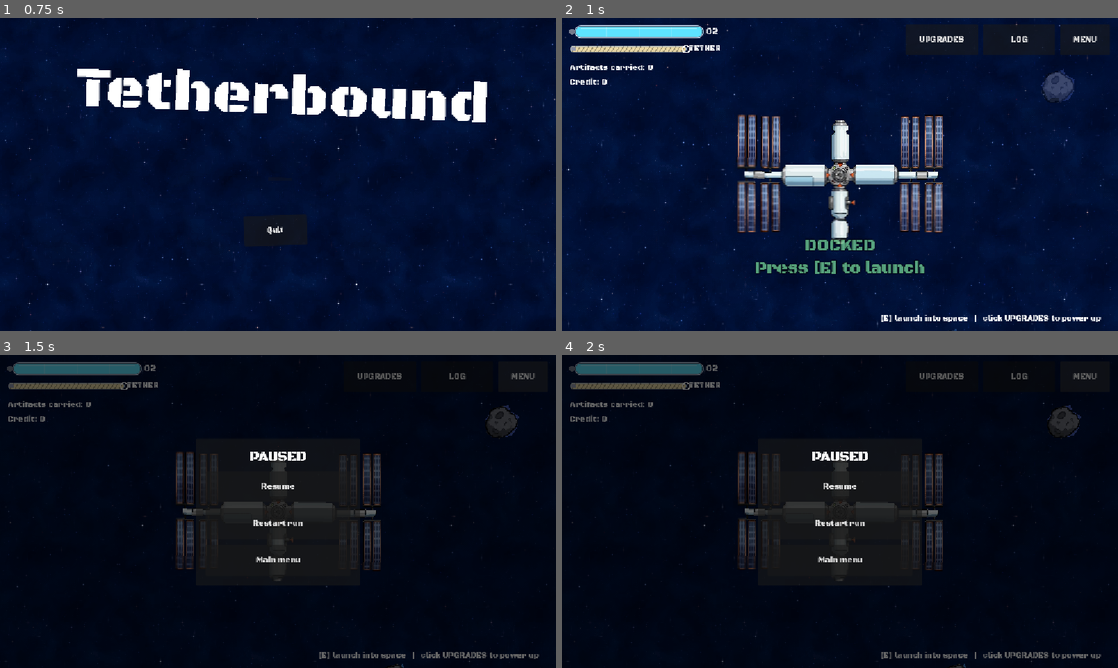
Above: before the commit, frames 1-4 (two rows, left to right).
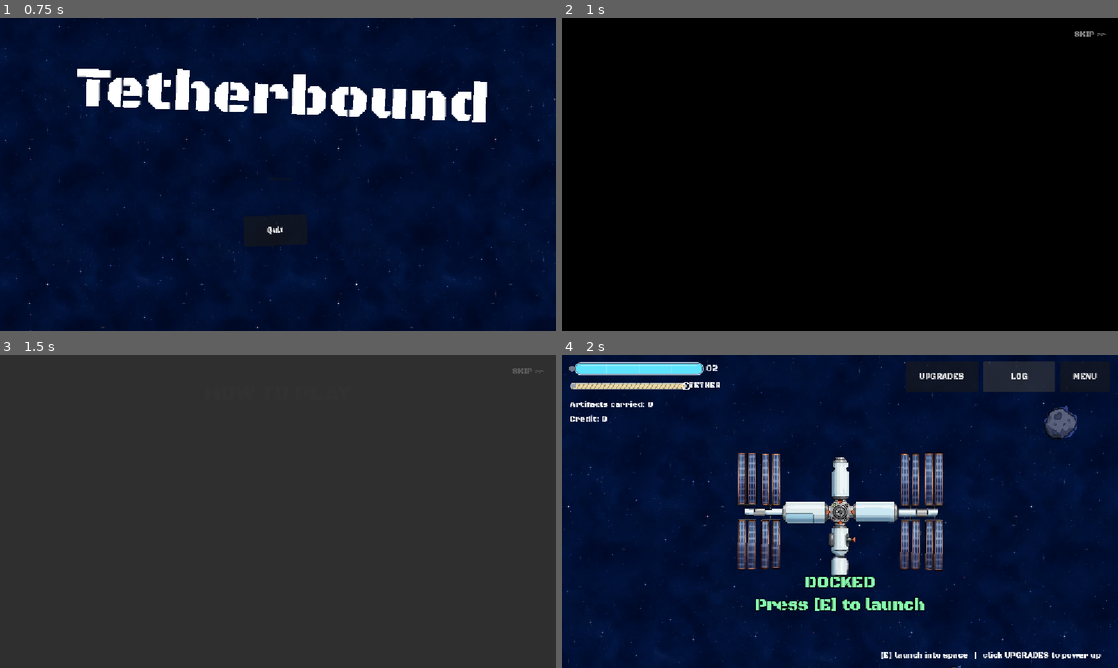
Above: after the commit, the same moments.

Repository: sirakit/Godot_Game_Jam_Project
Game: Godot game, scene res://Scenes/main_menu.tscn
Same seed, same stepped clock (60 frames per second), same inputs: the game is played once before the commit and once after it.
Inputs (mouse positions are in pixels of both pictures, inside the frame that each line leads up to):
- Up to frame 1 (0.75 s): click "Start" at 0.5 s
- Up to frame 2 (1 s): no input
- Up to frame 3 (1.5 s): click (528, 370) at 1.25 s, where only the run after the commit has a clickable "SKIP >>"
- Up to frame 4 (2 s): no input

Frame 1 is identical in both runs. In frame 2, 100% of the frame differs, in the area x 0-100%, y 0-100%; in frame 3, 94%; in frame 4, 94%.

Commit message:
Tutorial & QoL
Added a tutorial for how to manage heat, reminder to collect (another reminder in the field), O2 tutorial and reminders in the field. Fixed O2 not refueling when docked and added some new text

Diff:
--- /dev/null
+++ b/Scenes/tutorial.tscn
@@ -0,0 +1,12 @@
+[gd_scene format=3]
+
+[ext_resource type="Script" path="res://Scripts/tutorial.gd" id="1_tut"]
+
+[node name="Tutorial" type="Control"]
+layout_mode = 3
+anchors_preset = 15
+anchor_right = 1.0
+anchor_bottom = 1.0
+grow_horizontal = 2
+grow_vertical = 2
+script = ExtResource("1_tut")
--- a/Scripts/Game.gd
+++ b/Scripts/Game.gd
@@ -18,6 +18,7 @@
 signal vented()
 signal rock_jammed()
 signal clang()
+signal refueled()                       # emitted when docking actually refills O2
 
 
 var restart_progress: float = 0.0
@@ -89,6 +90,8 @@
 
 func dock(penalty: float = 0.0) -> void:
 	is_outside = false
+	var needed_refuel: bool = oxygen < oxygen_max - 0.5
+	reset_trip()                                      # refuel right when docking (bar fills now, not on next launch)
 	var lost := 0
 	var handed := carried_artifacts.size()
 	var gained := 0
@@ -107,6 +110,8 @@
 		dock_penalty_applied.emit(penalty, lost)      # ป้ายค่าปรับสำคัญกว่า จึงไม่ซ้อนป้ายสรุป
 	else:
 		docked.emit(handed, gained)
+	if needed_refuel:
+		refueled.emit()
 
 func add_artifact(art_data: Dictionary) -> void:
 	carried_artifacts.append(art_data)
--- a/Scripts/Meteorite/meteorite.gd
+++ b/Scripts/Meteorite/meteorite.gd
@@ -11,6 +11,8 @@
 const JAM_RESUME := 0.5           # หลัง JAM ต้องเย็นลงถึง 50% ถึงตอกต่อได้
 const JAM_PENALTY := 8.0          # JAM หักคุณภาพ
 const GRIND_HEAT := 1.5           # เจาะไม่เข้า: ความร้อนเพิ่มสูงสุด +150%
+const HINT_FONT: Font = preload("res://Assets/fonts/Black_Ops_One/BlackOpsOne-Regular.ttf")
+const HINT_COLOR := Color(1.0, 0.95, 0.55)
 
 @export_group("Artifact")
 @export var rock_integrity_max: float = 30.0
@@ -52,6 +54,7 @@
 var _artifact_final_scale: Vector2 = Vector2.ONE
 var _ready_beacon_ring: Line2D = null
 var _ready_sparkles: CPUParticles2D = null
+var _collect_hint: Node2D = null
 
 var _jammed: bool = false
 var _hold_time: float = 0.0
@@ -246,6 +249,7 @@
 	# 3. สร้างเศษหินระเบิดกระจาย + ออร่าประกายดาวบอกว่ากดเก็บได้แล้ว
 	_spawn_rock_break_burst()
 	_create_collect_ready_aura()
+	_create_collect_hint()
 	_set_bars_visible(true)
 
 
@@ -357,10 +361,52 @@
 	visual.add_child(_ready_sparkles)
 
 
+func _create_collect_hint() -> void:
+	# "COLLECT" text with a bobbing down arrow, floating right above the artifact.
+	# Child of the meteorite (not of Visual) so it does not spin with the rock.
+	if is_instance_valid(_collect_hint):
+		return
+	var base_y: float = -(artifact_display_size * 0.5 + 40.0)
+	_collect_hint = Node2D.new()
+	_collect_hint.z_index = 15
+	_collect_hint.position = Vector2(0.0, base_y)
+
+	var label := Label.new()
+	label.text = "COLLECT"
+	label.size = Vector2(160.0, 24.0)
+	label.position = Vector2(-80.0, -28.0)
+	label.horizontal_alignment = HORIZONTAL_ALIGNMENT_CENTER
+	label.add_theme_font_override("font", HINT_FONT)
+	label.add_theme_font_size_override("font_size", 18)
+	label.add_theme_color_override("font_color", HINT_COLOR)
+	label.add_theme_color_override("font_outline_color", Color(0.0, 0.0, 0.0, 0.9))
+	label.add_theme_constant_override("outline_size", 6)
+	_collect_hint.add_child(label)
+
+	var arrow := Polygon2D.new()
+	arrow.polygon = PackedVector2Array([Vector2(-9.0, -2.0), Vector2(9.0, -2.0), Vector2(0.0, 12.0)])
+	arrow.color = HINT_COLOR
+	_collect_hint.add_child(arrow)
+
+	_collect_hint.modulate.a = 0.0
+	add_child(_collect_hint)
+
+	var fade: Tween = _collect_hint.create_tween()
+	fade.tween_property(_collect_hint, "modulate:a", 1.0, 0.25)
+
+	var bob: Tween = _collect_hint.create_tween().set_loops()
+	bob.tween_property(_collect_hint, "position:y", base_y + 7.0, 0.45) \
+		.set_trans(Tween.TRANS_SINE).set_ease(Tween.EASE_IN_OUT)
+	bob.tween_property(_collect_hint, "position:y", base_y, 0.45) \
+		.set_trans(Tween.TRANS_SINE).set_ease(Tween.EASE_IN_OUT)
+
+
 func _play_collect_animation(final_value: int, is_perfect: bool) -> void:
 	# ปิดการตรวจจับชนแล้วดูดตัวแร่วิ่งเข้าหาตัวผู้เล่นพร้อมข้อความลอย
 	hover_area.set_deferred("monitoring", false)
 	hover_area.set_deferred("monitorable", false)
+	if is_instance_valid(_collect_hint):
+		_collect_hint.queue_free()
 	if is_instance_valid(_ready_beacon_ring):
 		_ready_beacon_ring.queue_free()
 	if is_instance_valid(_ready_sparkles):
@@ -448,8 +494,8 @@
 
 func _make_placeholder_orb() -> Texture2D:
 	var g := Gradient.new()
-	g.set_color(0, Color(1.0, 1.0, 1.0, 1.0))
-	g.set_color(1, Color(1.0, 1.0, 1.0, 0.0))
+	g.offsets = PackedFloat32Array([0.0, 0.6, 1.0])        # solid core, then a short soft edge
+	g.colors = PackedColorArray([Color(1.0, 1.0, 1.0, 1.0), Color(1.0, 1.0, 1.0, 1.0), Color(1.0, 1.0, 1.0, 0.0)])
 	var t := GradientTexture2D.new()
 	t.gradient = g
 	t.fill = GradientTexture2D.FILL_RADIAL
--- a/Scripts/UI.gd
+++ b/Scripts/UI.gd
@@ -20,6 +20,9 @@
 var _dock_banner: Label
 var _heat_warn: Label
 var _toast_tween: Tween
+var _o2_note: Label
+var _o2_low: bool = false
+var _o2_refill_until: float = 0.0
 
 
 func _ready() -> void:
@@ -41,6 +44,7 @@
 	Game.artifact_collected.connect(_on_artifact_collected)
 	Game.heat_danger_changed.connect(_on_heat_danger)
 	Game.docked.connect(_on_docked)
+	Game.refueled.connect(_on_refueled)
 
 
 	hit_flash.mouse_filter = Control.MOUSE_FILTER_IGNORE   # ไม่งั้นบล็อกเมาส์ ทำให้ hover/แตะหินไม่ติด
@@ -55,6 +59,7 @@
 	_build_menu()
 	_build_toast()
 	_build_banners()
+	_build_o2_note()
 
 	var chisel_hud := ChiselHud.new()
 	add_child(chisel_hud)
@@ -231,6 +236,7 @@
 # ---------- ทุกเฟรม ----------
 func _process(_delta: float) -> void:
 	var t := Time.get_ticks_msec() / 1000.0
+	_update_o2_note(t)
 	var docked_now := not Game.is_outside and not Game.ui_modal_open   # popup เปิดอยู่ไม่ต้องโชว์
 	_dock_banner.visible = docked_now
 	if docked_now:
@@ -280,6 +286,7 @@
 func _on_oxygen_changed(value, max_value) -> void:
 	oxygen_bar.max_value = max_value
 	oxygen_bar.value = value
+	_o2_low = Game.is_outside and value / max(1.0, max_value) < 0.25
 	oxygen_bar.modulate = Color(1, 0.3, 0.3) if value / max(1.0, max_value) < 0.25 else Color.WHITE
 
 func _on_tether_changed(value, max_value) -> void:
@@ -355,6 +362,33 @@
 	_heat_warn.offset_right = 400.0
 	_heat_warn.offset_top = 120.0
 	_heat_warn.text = "OVERHEATING!   release to cool down"
+
+func _build_o2_note() -> void:
+	# Status text right of the O2 bar: blinking "LOW O2!" while outside, "O2 REFILLED" after docking
+	_o2_note = _make_banner(22, Color(1.0, 0.3, 0.25))
+	_o2_note.horizontal_alignment = HORIZONTAL_ALIGNMENT_LEFT
+	_o2_note.position = Vector2(350.0, 12.0)
+	_o2_note.size = Vector2(420.0, 32.0)
+	_o2_note.add_theme_constant_override("outline_size", 6)
+
+func _update_o2_note(t: float) -> void:
+	if _o2_note == null:
+		return
+	if _o2_low:
+		_o2_note.text = "LOW O2!   dock at the ship"
+		_o2_note.add_theme_color_override("font_color", Color(1.0, 0.3, 0.25))
+		_o2_note.modulate.a = 0.55 + 0.45 * absf(sin(t * 9.0))
+		_o2_note.visible = true
+	elif t < _o2_refill_until:
+		_o2_note.text = "O2 REFILLED"
+		_o2_note.add_theme_color_override("font_color", Color(0.55, 1.0, 0.7))
+		_o2_note.modulate.a = 1.0
+		_o2_note.visible = true
+	else:
+		_o2_note.visible = false
+
+func _on_refueled() -> void:
+	_o2_refill_until = Time.get_ticks_msec() / 1000.0 + 2.5
 
 func _on_heat_danger(active: bool) -> void:
 	_heat_warn.visible = active
--- a/Scripts/artifact_db.gd
+++ b/Scripts/artifact_db.gd
@@ -3,10 +3,10 @@
 
 const COMMON_NAMES := ["Basalt Shard", "Iron Nodule"]
 const RARE_NAMES := [ "Carbon Chondrite", "Quartz Cluster"]
-const EPIC_NAMES := ["Silica, Geode", "Nickel Vein"]
+const EPIC_NAMES := ["Silica Geode", "Nickel Vein"]
 const LEGENDARY_NAMES := ["Sapphire Core", "Voidglass Crystal"]
 const ANCIENT_NAMES := ["Star Iron Ingot", "Ancient Alloy Relic"]
-const SPRITE_DIR := ""
+const SPRITE_DIR := "res://Assets/sprites/artifacts/"
 
 static func all_names() -> Array:
 	return COMMON_NAMES + RARE_NAMES + EPIC_NAMES + LEGENDARY_NAMES + ANCIENT_NAMES
--- a/Scripts/main_menu.gd
+++ b/Scripts/main_menu.gd
@@ -113,7 +113,7 @@
 	tw.tween_property(btn_start, "scale", Vector2.ZERO, 0.12)
 	tw.tween_callback(func() -> void:
 		Game.reset_all()
-		get_tree().change_scene_to_file("res://Scenes/space.tscn")
+		get_tree().change_scene_to_file("res://Scenes/tutorial.tscn")
 	)
 
 
--- /dev/null
+++ b/Scripts/tutorial.gd
@@ -0,0 +1,362 @@
+extends Control
+## Tutorial screen shown after pressing Start on the main menu.
+## Black screen, each step fades in and types its text out slowly, with a looping demo beside it.
+## The whole UI is built in code, so tutorial.tscn only needs this script on a Control root.
+
+const NEXT_SCENE := "res://Scenes/space.tscn"
+const FONT_PATH := "res://Assets/fonts/Black_Ops_One/BlackOpsOne-Regular.ttf"
+const ARTIFACT_TEX_PATH := "res://Assets/sprites/artifacts/quartz_cluster.png"
+
+const FADE_IN_TIME := 0.6          # seconds for a step to fade in
+const CHAR_TIME := 0.035           # seconds per typed character (bigger = slower)
+const GAP_BETWEEN_STEPS := 0.9     # pause after a step finishes typing
+const TEXT_WIDTH := 560.0
+const DEMO_WIDTH := 340.0
+const ROW_HEIGHT := 108.0
+
+const STEPS: Array[String] = [
+	"Hold SPACE to chisel. Release before it overheats to avoid a penalty. Release at the green portion to reduce heat.",
+	"Don't forget to pick up the artifact [E] after you finish chiseling.",
+	"Watch your O2. Running out reduces your credit. Dock at the ship to refuel.",
+]
+
+var _title: Label
+var _rows: Array[Control] = []
+var _labels: Array[Label] = []
+var _demos: Array[DemoBase] = []
+var _continue_btn: Button
+var _leaving: bool = false
+
+
+func _ready() -> void:
+	var theme_obj := Theme.new()
+	var font := load(FONT_PATH) as Font
+	if font != null:
+		theme_obj.default_font = font
+	theme = theme_obj
+
+	var bg := ColorRect.new()
+	bg.color = Color.BLACK
+	bg.mouse_filter = Control.MOUSE_FILTER_IGNORE
+	add_child(bg)
+	bg.set_anchors_and_offsets_preset(Control.PRESET_FULL_RECT)
+
+	var center := CenterContainer.new()
+	center.mouse_filter = Control.MOUSE_FILTER_IGNORE
+	add_child(center)
+	center.set_anchors_and_offsets_preset(Control.PRESET_FULL_RECT)
+
+	var box := VBoxContainer.new()
+	box.add_theme_constant_override("separation", 26)
+	center.add_child(box)
+
+	_title = Label.new()
+	_title.text = "HOW TO PLAY"
+	_title.horizontal_alignment = HORIZONTAL_ALIGNMENT_CENTER
+	_title.add_theme_font_size_override("font_size", 44)
+	_title.modulate.a = 0.0
+	box.add_child(_title)
+
+	var artifact_tex: Texture2D = null
+	if ResourceLoader.exists(ARTIFACT_TEX_PATH):
+		artifact_tex = load(ARTIFACT_TEX_PATH) as Texture2D
+
+	var demos: Array[DemoBase] = [HeatDemo.new(), ArtifactDemo.new(artifact_tex), O2Demo.new()]
+	for i in STEPS.size():
+		var row := _make_row(STEPS[i], demos[i])
+		box.add_child(row)
+		_rows.append(row)
+		_demos.append(demos[i])
+
+	_continue_btn = Button.new()
+	_continue_btn.text = "CONTINUE"
+	_continue_btn.custom_minimum_size = Vector2(240.0, 60.0)
+	_continue_btn.size_flags_horizontal = Control.SIZE_SHRINK_CENTER
+	_continue_btn.focus_mode = Control.FOCUS_NONE     # stops Space/Enter from pressing it by accident
+	_continue_btn.disabled = true
+	_continue_btn.modulate.a = 0.0
+	_continue_btn.pressed.connect(_go_next)
+	box.add_child(_continue_btn)
+
+	var skip_btn := Button.new()
+	skip_btn.text = "SKIP >>"
+	skip_btn.flat = true
+	skip_btn.focus_mode = Control.FOCUS_NONE
+	skip_btn.modulate = Color(1.0, 1.0, 1.0, 0.6)
+	skip_btn.pressed.connect(_go_next)
+	add_child(skip_btn)
+	skip_btn.set_anchors_and_offsets_preset(Control.PRESET_TOP_RIGHT, Control.PRESET_MODE_MINSIZE, 20)
+
+	_run_intro()
+
+
+func _unhandled_input(event: InputEvent) -> void:
+	if event.is_action_pressed("ui_cancel"):
+		_go_next()
+
+
+func _make_row(text: String, demo: Control) -> HBoxContainer:
+	var row := HBoxContainer.new()
+	row.add_theme_constant_override("separation", 28)
+	row.modulate.a = 0.0
+
+	var holder := CenterContainer.new()
+	holder.custom_minimum_size = Vector2(DEMO_WIDTH, ROW_HEIGHT)
+	holder.add_child(demo)
+	row.add_child(holder)
+
+	var label := Label.new()
+	label.text = text
+	label.autowrap_mode = TextServer.AUTOWRAP_WORD_SMART
+	label.custom_minimum_size = Vector2(TEXT_WIDTH, 0.0)
+	label.size_flags_vertical = Control.SIZE_SHRINK_CENTER
+	label.add_theme_font_size_override("font_size", 22)
+	label.visible_ratio = 0.0
+	row.add_child(label)
+	_labels.append(label)
+	return row
+
+
+func _wait(seconds: float) -> void:
+	# Tween-based wait: if the scene is freed mid-wait, the tween dies with it and nothing resumes.
+	var tw := create_tween()
+	tw.tween_interval(seconds)
+	await tw.finished
+
+
+func _run_intro() -> void:
+	await _wait(0.7)
+	create_tween().tween_property(_title, "modulate:a", 1.0, FADE_IN_TIME)
+	await _wait(1.1)
+
+	for i in _rows.size():
+		create_tween().tween_property(_rows[i], "modulate:a", 1.0, FADE_IN_TIME)
+		_demos[i].start()
+		var type_tw := create_tween()
+		type_tw.tween_property(_labels[i], "visible_ratio", 1.0, _labels[i].text.length() * CHAR_TIME)
+		await type_tw.finished
+		await _wait(GAP_BETWEEN_STEPS)
+
+	_continue_btn.disabled = false
+	create_tween().tween_property(_continue_btn, "modulate:a", 1.0, FADE_IN_TIME)
+
+
+func _go_next() -> void:
+	if _leaving:
+		return
+	_leaving = true
+	var tw := create_tween()
+	tw.tween_property(self, "modulate:a", 0.0, 0.3)
+	tw.tween_callback(func() -> void:
+		get_tree().change_scene_to_file(NEXT_SCENE)
+	)
+
+
+# ---------------------------------------------------------------------------
+# Demo widgets. Each one starts animating when its step is revealed and loops forever.
+# ---------------------------------------------------------------------------
+
+class DemoBase extends Control:
+	const COLOR_GREEN := Color(0.4, 1.0, 0.5)
+	const COLOR_RED := Color(1.0, 0.3, 0.25)
+	const COLOR_AMBER := Color(1.0, 0.8, 0.3)
+	const COLOR_HINT := Color(1.0, 0.95, 0.55)
+
+	var active: bool = false
+	var t: float = 0.0
+
+	func start() -> void:
+		active = true
+		t = 0.0
+
+	func _process(delta: float) -> void:
+		if not active:
+			return
+		t += delta
+		_update_demo()
+		queue_redraw()
+
+	func _update_demo() -> void:
+		pass
+
+
+## Step 1: heat bar that builds up, reaches the green VENT window, gets released, cools, repeats.
+## Numbers mirror the real HUD (danger line at 70% heat, VENT window 17% wide, vent cools 25%).
+class HeatDemo extends DemoBase:
+	const W := 320.0
+	const BAR_Y := 40.0
+	const BAR_H := 22.0
+	const DANGER := 0.70
+	const VENT_W := 0.17
+	const PERIOD := 5.0
+
+	var _grad: GradientTexture2D
+
+	func _init() -> void:
+		custom_minimum_size = Vector2(W, 90.0)
+		mouse_filter = Control.MOUSE_FILTER_IGNORE
+		var g := Gradient.new()
+		g.offsets = PackedFloat32Array([0.0, 0.5, 1.0])
+		g.colors = PackedColorArray([Color(1.0, 0.85, 0.3), Color(1.0, 0.55, 0.15), Color(0.95, 0.15, 0.1)])
+		_grad = GradientTexture2D.new()
+		_grad.gradient = g
+		_grad.width = 256
+		_grad.height = 8
+		_grad.fill_from = Vector2(0.0, 0.0)
+		_grad.fill_to = Vector2(1.0, 0.0)
+
+	# Returns the animation state at the current time: heat ratio, key held, just vented.
+	func _sample() -> Dictionary:
+		var c: float = fposmod(t, PERIOD)
+		var heat: float = 0.0
+		var held: bool = false
+		var vented: bool = false
+		if c < 0.5:
+			heat = 0.0
+		elif c < 2.5:                                   # holding: heat builds up
+			held = true
+			heat = lerpf(0.0, 0.6, (c - 0.5) / 2.0)
+		elif c < 2.9:                                   # inside the green window: release now
+			held = true
+			heat = lerpf(0.6, 0.66, (c - 2.5) / 0.4)
+		else:                                           # released: instant vent, then cooling
+			var since: float = c - 2.9
+			vented = since < 0.7
+			heat = maxf(0.0, 0.66 - 0.25 - 0.25 * since)
+		return {"heat": heat, "held": held, "vented": vented}
+
+	func _draw() -> void:
+		var font := get_theme_default_font()
+		var s := _sample()
+		var heat: float = s["heat"]
+		var held: bool = s["held"]
+		var vented: bool = s["vented"]
+
+		# SPACE key cap
+		var cap := Rect2(0.0, 0.0, 84.0, 26.0)
+		draw_rect(cap, Color(0.92, 0.92, 0.97) if held else Color(0.16, 0.18, 0.26))
+		draw_rect(cap, Color(1, 1, 1, 0.6), false, 2.0)
+		draw_string(font, Vector2(10.0, 19.0), "SPACE", HORIZONTAL_ALIGNMENT_LEFT, -1.0, 15,
+				Color(0.05, 0.07, 0.12) if held else Color.WHITE)
+
+		# State text
+		var state := "COLD"
+		var state_col := Color(0.7, 0.85, 1.0)
+		if vented:
+			state = "VENT!"
+			state_col = COLOR_GREEN
+		elif held and heat >= DANGER - VENT_W:
+			state = "RELEASE NOW!"
+			state_col = COLOR_GREEN
+		elif held and heat > DANGER * 0.45:
+			state = "OVERDRIVE"
+			state_col = COLOR_AMBER
+		elif held:
+			state = "HEATING..."
+			state_col = Color(1.0, 0.9, 0.6)
+		draw_string(font, Vector2(98.0, 19.0), state, HORIZONTAL_ALIGNMENT_LEFT, 220.0, 17, state_col)
+
+		# Heat bar (same look as the in-game HUD)
+		var r := Rect2(0.0, BAR_Y, W, BAR_H)
+		var dark := Color(0.12, 0.14, 0.2, 0.92)
+		draw_rect(r, dark)
+		draw_texture_rect(_grad, r, false)
+		draw_rect(Rect2(r.position.x + W * heat, r.position.y, W * (1.0 - heat), BAR_H), dark)
+
+		# Green VENT window + danger line
+		var win_x: float = W * (DANGER - VENT_W)
+		var win_w: float = W * VENT_W
+		draw_rect(Rect2(win_x, r.position.y, win_w, BAR_H), Color(0.4, 1.0, 0.5, 0.28))
+		draw_rect(Rect2(win_x, r.position.y - 4.0, win_w, 4.0), COLOR_GREEN)
+		var dx: float = W * DANGER
+		draw_line(Vector2(dx, r.position.y - 5.0), Vector2(dx, r.end.y + 4.0), Color.WHITE, 3.0)
+		draw_rect(r, Color(1, 1, 1, 0.45), false, 2.0)
+		draw_string(font, r.position + Vector2(8.0, BAR_H - 6.0), "HEAT", HORIZONTAL_ALIGNMENT_LEFT, 80.0, 14, Color.WHITE)
+		draw_string(font, Vector2(win_x - 6.0, r.end.y + 20.0), "RELEASE HERE", HORIZONTAL_ALIGNMENT_LEFT, 150.0, 13, COLOR_GREEN)
+
+
+## Step 2: the artifact with the same "COLLECT" + bobbing down arrow that appears in the game.
+class ArtifactDemo extends DemoBase:
+	var _tex: Texture2D
+
+	func _init(tex: Texture2D) -> void:
+		_tex = tex
+		custom_minimum_size = Vector2(320.0, 108.0)
+		mouse_filter = Control.MOUSE_FILTER_IGNORE
+
+	func _draw() -> void:
+		var font := get_theme_default_font()
+		var cx: float = size.x * 0.5
+		var center := Vector2(cx, 78.0)
+		var pulse: float = 1.0 + sin(t * 8.0) * 0.1
+
+		# Glow ring
+		draw_arc(center, 29.0, 0.0, TAU, 32, Color(0.4, 0.9, 1.0, 0.75), 2.5)
+
+		# Artifact sprite (falls back to a glowing dot if the texture is missing)
+		if _tex != null:
+			var longest: float = float(maxi(_tex.get_width(), _tex.get_height()))
+			var s: float = 52.0 * pulse
+			var sz := Vector2(_tex.get_width(), _tex.get_height()) * (s / longest)
+			draw_texture_rect(_tex, Rect2(center - sz * 0.5, sz), false)
+		else:
+			draw_circle(center, 16.0 * pulse, Color(0.4, 0.9, 1.0, 0.9))
+
+		# COLLECT text + bobbing arrow
+		var bob: float = (sin(t * 7.0) * 0.5 + 0.5) * 6.0
+		draw_string_outline(font, Vector2(0.0, 16.0), "COLLECT", HORIZONTAL_ALIGNMENT_CENTER, size.x, 18, 6, Color(0, 0, 0, 0.9))
+		draw_string(font, Vector2(0.0, 16.0), "COLLECT", HORIZONTAL_ALIGNMENT_CENTER, size.x, 18, COLOR_HINT)
+		draw_colored_polygon(PackedVector2Array([
+			Vector2(cx - 9.0, 24.0 + bob),
+			Vector2(cx + 9.0, 24.0 + bob),
+			Vector2(cx, 38.0 + bob),
+		]), COLOR_HINT)
+
+
+## Step 3: the real Gauge (tank style, same as the HUD) draining, running dry, then refilling at the ship.
+class O2Demo extends DemoBase:
+	const PERIOD := 7.0
+	var _gauge: Gauge
+	var _status: Label
+
+	func _init() -> void:
+		custom_minimum_size = Vector2(320.0, 80.0)
+		mouse_filter = Control.MOUSE_FILTER_IGNORE
+
+		_status = Label.new()
+		_status.position = Vector2(0.0, 0.0)
+		_status.add_theme_font_size_override("font_size", 17)
+		add_child(_status)
+
+		_gauge = Gauge.new()
+		_gauge.style = Gauge.Style.TANK
+		_gauge.fill_color = Color(0.37, 0.89, 1.0)
+		_gauge.max_value = 100.0
+		_gauge.value = 100.0
+		_gauge.position = Vector2(0.0, 34.0)
+		_gauge.size = Vector2(300.0, 30.0)
+		add_child(_gauge)
+
+	func _update_demo() -> void:
+		var c: float = fposmod(t, PERIOD)
+		var v: float = 100.0
+		var text := "O2"
+		var col := Color(0.8, 0.95, 1.0)
+		if c < 0.6:
+			v = 100.0
+		elif c < 5.0:                                   # draining
+			v = lerpf(100.0, 0.0, (c - 0.6) / 4.4)
+			if v < 25.0:
+				text = "LOW O2!"
+				col = COLOR_RED
+		elif c < 6.2:                                   # empty: forced back, credit penalty
+			v = 0.0
+			text = "OUT OF O2!   CREDIT -%d%%" % int(Game.OXYGEN_OUT_PENALTY * 100.0)
+			col = COLOR_RED
+		else:                                           # docked at the ship: refuel
+			v = lerpf(0.0, 100.0, (c - 6.2) / 0.5)
+			text = "DOCKED - O2 REFILLED"
+			col = COLOR_GREEN
+		_gauge.value = clampf(v, 0.0, 100.0)
+		_status.text = text
+		_status.add_theme_color_override("font_color", col)
Not shown, added: Scripts/tutorial.gd.uid
